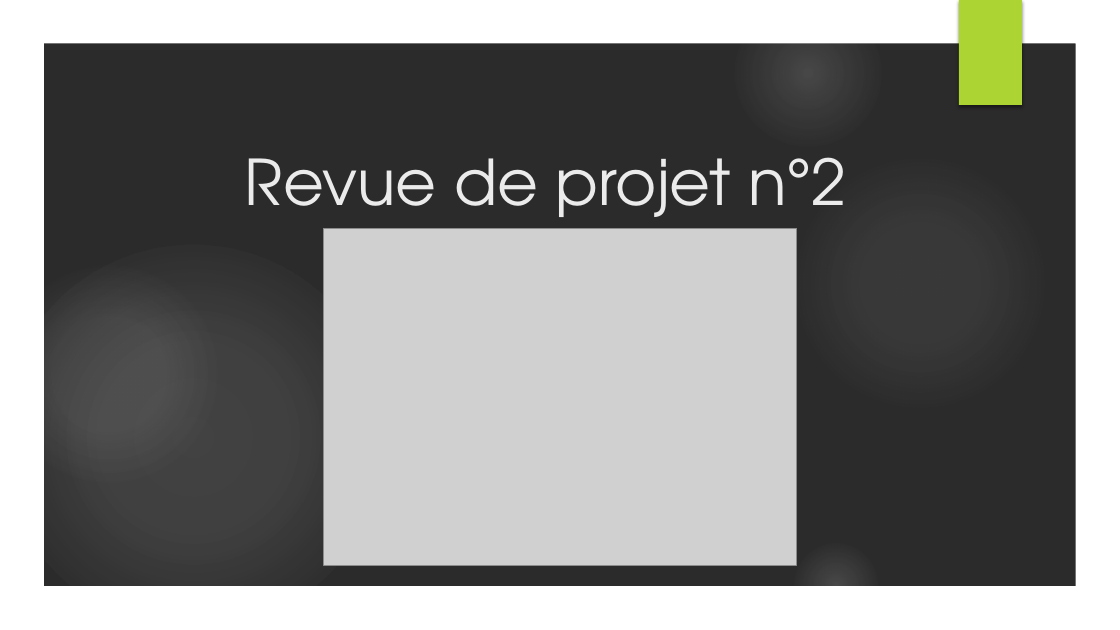
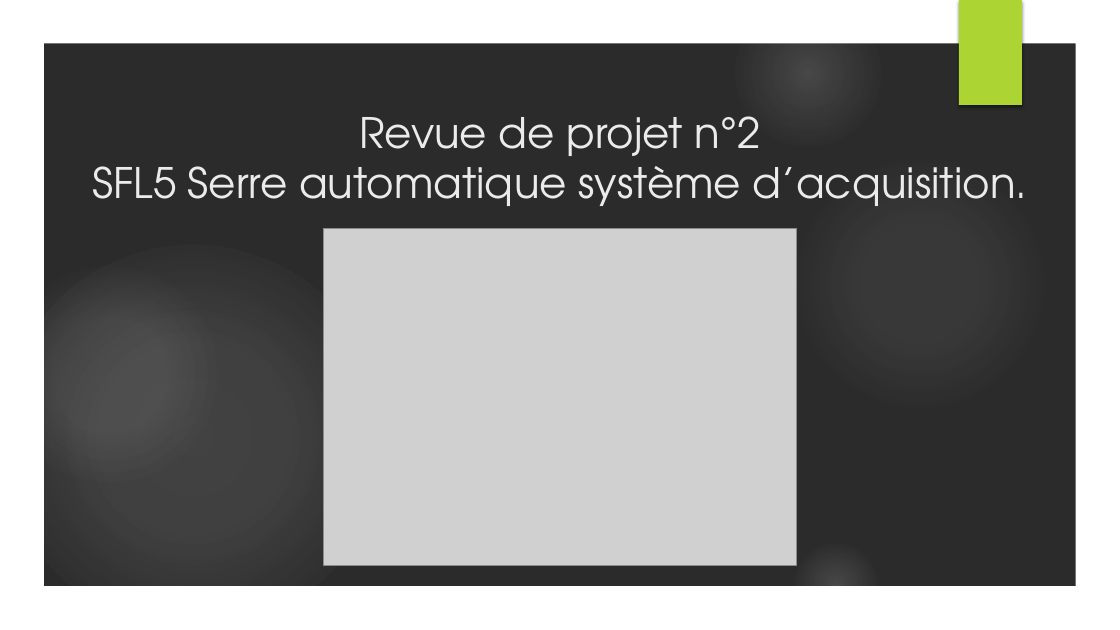
Before and after one commit to lucasminaud/projet_sfl5_serre_automatique, a slide deck: slide 1 of Partie personnelle Killian LABATTUT/Revue de projet n°2.pptx. Drawn at 1120x630 pixels with LibreOffice and Linux fonts; fonts in the diff are those of the drawing; grey boxes stand for pictures; background and template pictures are left out; a plain dark background stands for a picture behind light text. Boxes give left, top, right and bottom in pixels: in the first picture for what was removed or moved away, otherwise in the second. Text is boxed around its words. In the diff, an @@ line names an element or a change of style, - is before the commit and + after.

```diff
--- a/Partie personnelle Killian LABATTUT/Revue de projet n°2.pptx
+++ b/Partie personnelle Killian LABATTUT/Revue de projet n°2.pptx
@@ title at [92,116,1028,206]: text changed; size 54 to 36 pt @@
-Revue de projet n°2
+Revue de projet n°2
+SFL5 Serre automatique système d’acquisition.
```
Also in this commit, not shown: 2 slides added, 3 other files.
